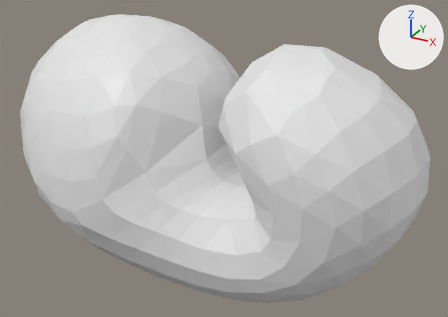
The OBJ model src/atlas_model/data/obj_files/embryo_t339.obj, before and after one commit.
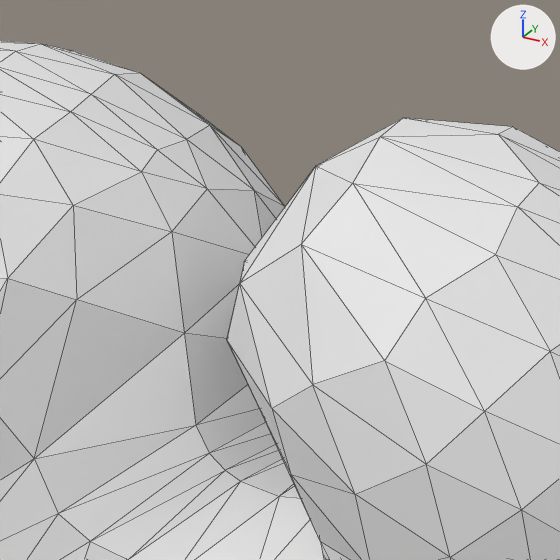
There are two pictures of each version: one whole from a 50 mm camera at (408.1, -488.2, 281.0) aimed at (212.0, -131.7, 102.7), one close up on the part from 30% to 77% of the width and 0% to 66% of the height. Arrows for +X, +Y and +Z are at upper right; the lights stay in place. The close-ups show mesh edges as thin lines. Where no turn or scale is listed for an object, it has been applied to the vertices.

In view in the first close-up: 'embryo_t339'.
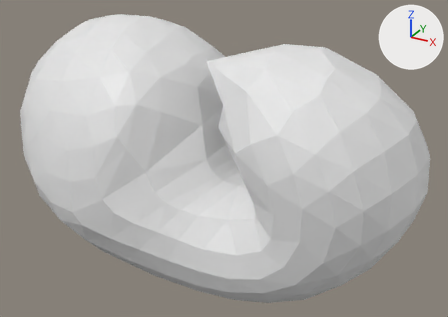
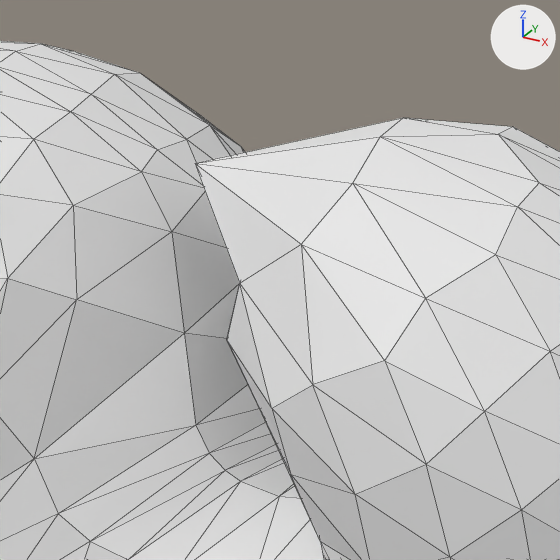
Where the change shows, as pixel boxes [x1, y1, x2, y2] in the close-ups (560 x 560 px; the box of a moved part takes in the faces that stretch with it):
part 1 of me_embryo_t339, moved or reshaped
    before: [240, 119, 401, 283]
    after: [195, 118, 402, 283]

Diff of the bpy script that builds the scene:
```diff
--- a/src/atlas_model/data/obj_files/embryo_t339.obj.py
+++ b/src/atlas_model/data/obj_files/embryo_t339.obj.py
@@ me_embryo_t339 @@
 me_embryo_t339.from_pydata(...)  # 362 vertices, 720 faces; spans x 46.0..354.0, y -224.0..-48.0, z 19.0..195.0
 # used by ob_embryo_t339; location = (0.0, 0.0, 0.0)
-me_embryo_t339.vertices[10].co = (241.0, -149.0, 181.0)  # pixel (315, 165)
+# me_embryo_t339 part 1
+me_embryo_t339.vertices[10].co = (211.0, -153.0, 179.0)  # pixel (194, 163)
```
